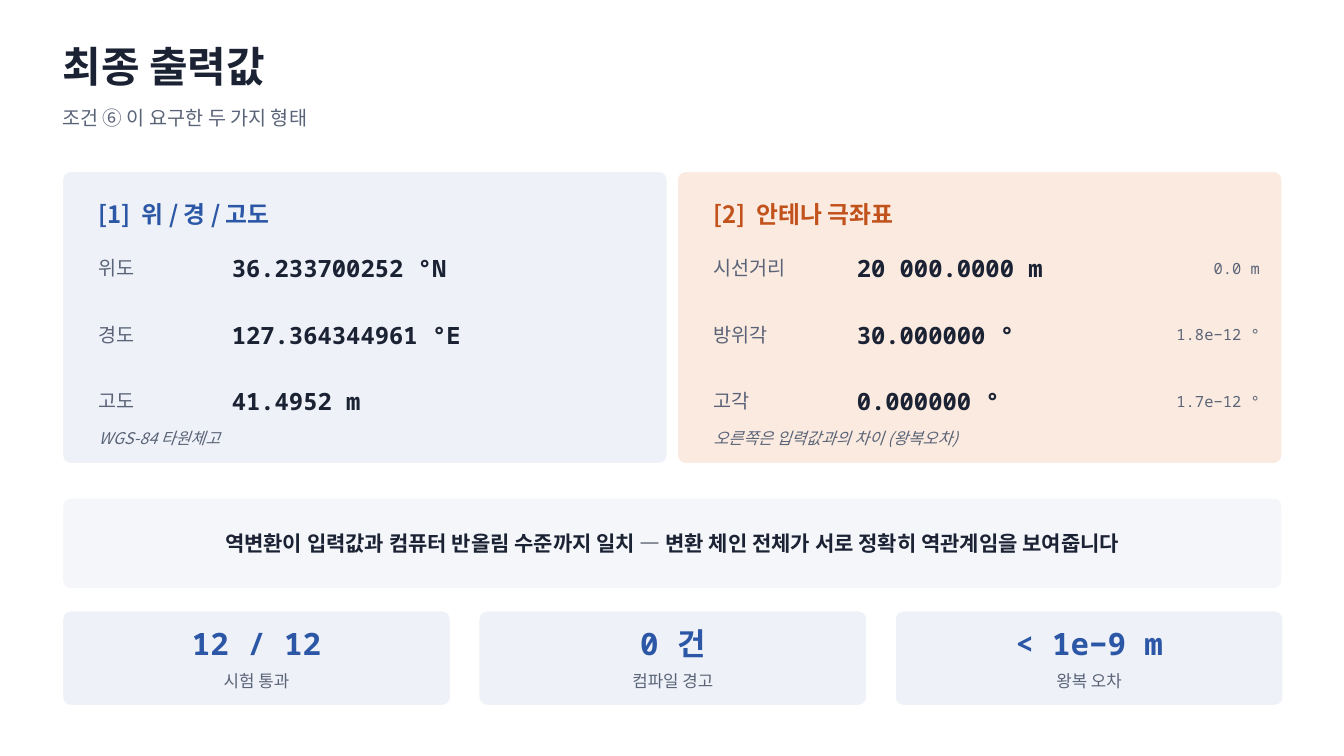
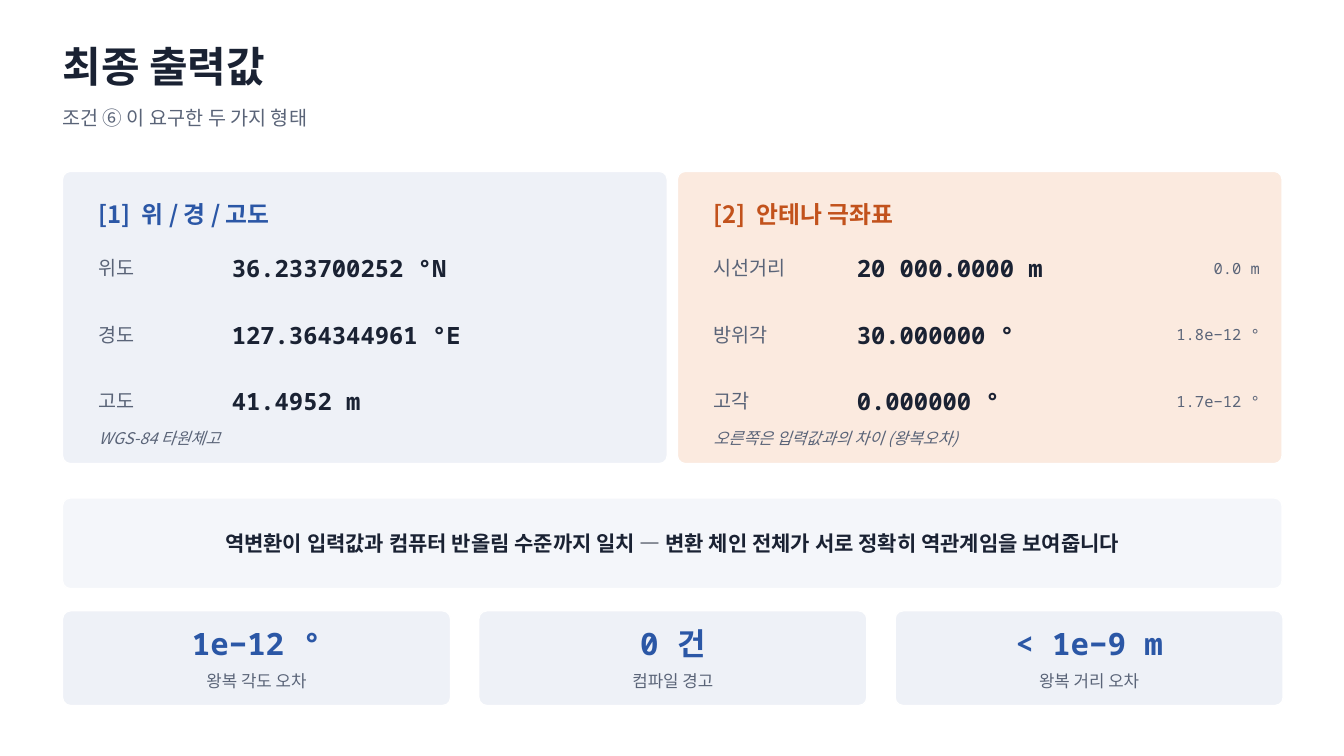
Before and after one commit to harley-hwan/IpcProc, a slide deck: slide 31 of Part2_CoordFrames/ref/산출물/Chapter2_coordinate_systems.pptx. Drawn at 1344x756 pixels with LibreOffice and Linux fonts; fonts in the diff are those of the drawing. Boxes give left, top, right and bottom in pixels: in the first picture for what was removed or moved away, otherwise in the second. Text is boxed around its words. In the diff, an @@ line names an element or a change of style, - is before the commit and + after.

```diff
--- a/Part2_CoordFrames/ref/산출물/Chapter2_coordinate_systems.pptx
+++ b/Part2_CoordFrames/ref/산출물/Chapter2_coordinate_systems.pptx
@@ text at <box>192,632,284,656</box>: text changed @@
-12 / 12
+1e−12 °
@@ text at <box>206,673,307,689</box>: text changed @@
-시험 통과
+왕복 각도 오차
@@ text at <box>1039,673,1139,689</box>: text changed @@
-왕복 오차
+왕복 거리 오차
```
Also in this commit, not shown: 5 other slides changed, 9 other files.
